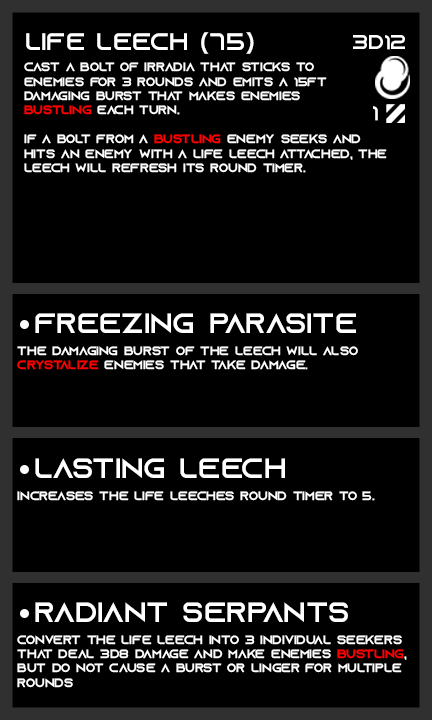
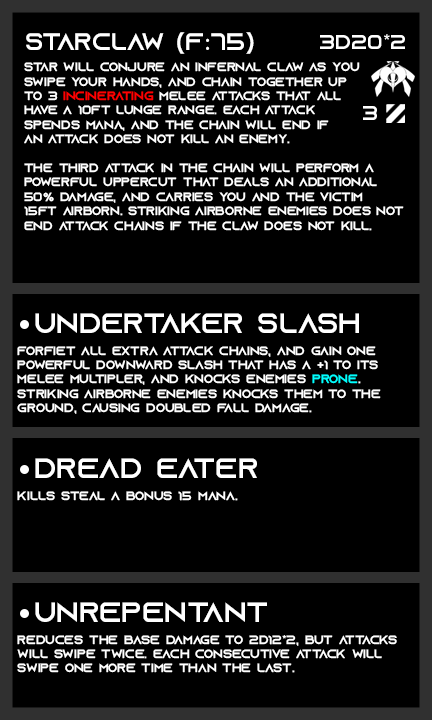
Layered file, before and after one edit (432 x 720). Changes by layer:
painted on "AP" over 363, 106, 378, 121
hid "Irridia" over 375, 56, 410, 99
added layer "Infernaferrous" in group "Affinity" over 371, 61, 415, 97
renamed "3d12" to "3d20*2", painted on it over 320, 34, 390, 50
painted on "archetype" over 24, 62, 404, 231
renamed "life leech (75)" to "starclaw (F:75)", painted on it over 26, 32, 225, 54
renamed "the damaging burst of the leech will also crystalize enemies th" to "forfiet all extra attack chains, and gain one powerful downward", painted on it over 17, 346, 381, 414
renamed "freezing parasite" to "undertaker slash", painted on it over 35, 313, 359, 333
renamed "increases the life leeches round timer to 5." to "kills steal a bonus 15 mana.", painted on it over 19, 491, 375, 501
renamed "lasting leech" to "dread eater", painted on it over 35, 458, 285, 478
renamed "convert the life leech into 3 individual seekers that deal 3d8" to "reduces the base damage to 2d12*2, but attacks will swipe twic", painted on it over 17, 635, 407, 688
renamed "radiant serpants" to "unrepentant", painted on it over 35, 602, 348, 622
